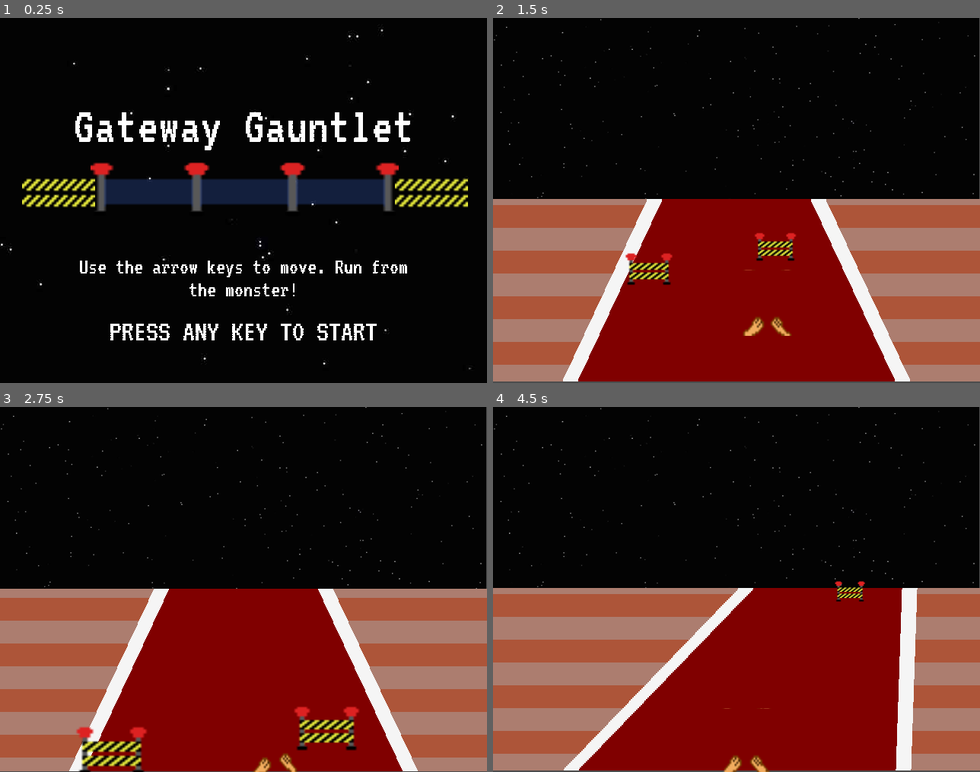
Above: before the commit, frames 1-4 (two rows, left to right).
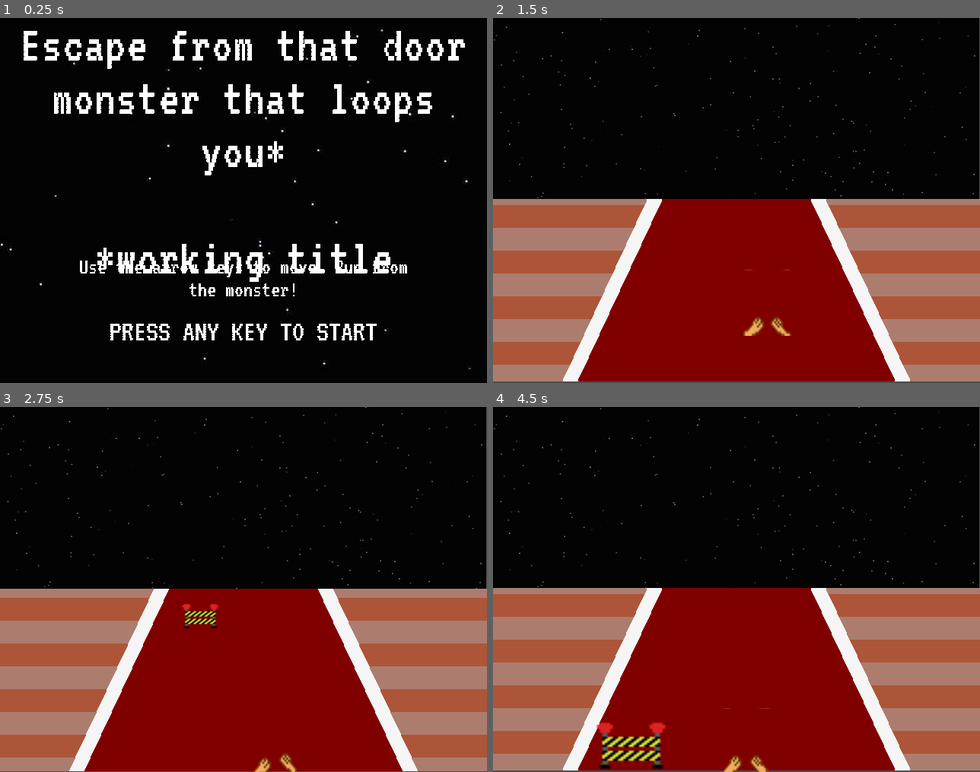
Above: after the commit, the same moments.

Repository: Jahavsuna/gamejam25
Game: Godot game, scene res://scenes/TitleScreen.tscn
Two runs of this game, one before a commit and one after it. Both use one fixed random seed, a clock stepped at 60 frames per second and the inputs below.
Inputs:
- Up to frame 1 (0.25 s): no input
- Up to frame 2 (1.5 s): tap Enter at 0.5 s; hold Right (ui_right) 0.53-1.28 s; hold Down (ui_down) from 1.28 s (still down)
- Up to frame 3 (2.75 s): release Down (ui_down) at 2.03 s; hold Right (ui_right) from 2.03 s (still down)
- Up to frame 4 (4.5 s): release Right (ui_right) at 2.78 s; hold Up (ui_up) 2.78-3.53 s; hold Left (ui_left) from 3.53 s (still down)

The runs differ from the first frame. In frame 1, 14% of the frame differs, in the area x 4-97%, y 3-73%; in frame 2, 0.9%; in frame 3, 2.2%; in frame 4, 13%.

Commit message:
Revert "Release version"

Diff:
--- a/assets/tracks/level_1.json
+++ b/assets/tracks/level_1.json
@@ -1,17 +1,12 @@
 [
 	{
-		"length": 300.0,
+		"length": 500.0,
 		"dx": 0.0,
 		"objects": [
 			[
 				"Gate",
-				-70.0,
-				10.0
-			],
-			[
-				"Gate",
-				20,
-				40.0
+				-150.0,
+				300.0
 			]
 		]
 	},
@@ -25,41 +20,14 @@
 		"objects": [
 			[
 				"Gate",
-				30.0,
+				-150.0,
 				50.0
-			],
-			[
-				"Gate",
-				-40.0,
-				140.0
-			],
-			[
-				"Gate",
-				10.0,
-				150.0
 			]
 		]
 	},
 	{
 		"length": 200.0,
-		"dx": -1.0,
-		"objects": [
-			[
-				"Gate",
-				-20.0,
-				50.0
-			],
-			[
-				"Gate",
-				0.0,
-				100.0
-			],
-			[
-				"Gate",
-				30.0,
-				200.0
-			]
-		]
+		"dx": -1.0
 	},
 	{
 		"length": 350.0,
@@ -68,122 +36,41 @@
 			[
 				"LoopZone",
 				0.0,
-				100.0,
+				200.0,
 				1.0,
 				1.0
 			]
 		]
 	},
 	{
-		"length": 600.0,
+		"length": 800.0,
 		"dx": 0.0,
 		"objects": [
 			[
 				"Gate",
-				-20.0,
-				150.0
+				-200.0,
+				300.0
 			],
 			[
 				"Gate",
-				20.0,
-				150.0
+				200.0,
+				300.0
 			],
 			[
 				"LoopZone",
 				0.0,
-				350.0,
+				600.0,
 				3.0,
 				5.0
 			]
 		]
 	},
 	{
-		"length": 400.0,
-		"dx": -1,
-		"objects": [
-			[
-				"Gate",
-				-70.0,
-				30.0
-			],
-			[
-				"LoopZone",
-				0.0,
-				120.0,
-				3.0,
-				3.0
-			],
-			[
-				"Gate",
-				50.0,
-				260
-			]
-		]
-	},
-	{
-		"length": 310.0,
-		"dx": 0.5,
-		"objects": [
-			[
-				"Gate",
-				-30.0,
-				70.0
-			],
-			[
-				"Gate",
-				30.0,
-				140.0
-			],
-			[
-				"Gate",
-				60.0,
-				210.0
-			],
-			[
-				"LoopZone",
-				0.0,
-				280.0,
-				2.0,
-				7.0
-			]
-		]
+		"length": 150.0,
+		"dx": -0.5
 	},
 	{
 		"length": 200.0,
-		"dx": -0.3,
-		"objects": [
-			[
-				"Gate",
-				-10.0,
-				30.0
-			],
-			[
-				"Gate",
-				0.0,
-				70.0
-			],
-			[
-				"Gate",
-				10.0,
-				110.0
-			],
-			[
-				"Gate",
-				30.0,
-				150.0
-			],
-			[
-				"LoopZone",
-				0.0,
-				190.0,
-				1.0,
-				8.0
-			]
-		]
-	},
-	{
-		"length": 200.0,
-		"dx": 0.0,
-		"final_segment": "YES!"
+		"dx": 0.0
 	}
 ]
--- a/scenes/LoopLine_texture_only.tscn
+++ /dev/null
@@ -1,69 +0,0 @@
-[gd_scene load_steps=6 format=3 uid="uid://dxv0a14u65dt7"]
-
-[ext_resource type="PackedScene" uid="uid://c1856necid8n0" path="res://scenes/LoopZone.tscn" id="2_y16aq"]
-[ext_resource type="PackedScene" uid="uid://ceqcd2d07pcc8" path="res://scenes/SafeLoopZone.tscn" id="5_212f1"]
-[ext_resource type="Texture2D" uid="uid://coxb46tg7a3yj" path="res://assets/textures/gate_line.png" id="7_dbbsn"]
-
-[sub_resource type="RectangleShape2D" id="RectangleShape2D_jcvdg"]
-size = Vector2(5, 20)
-
-[sub_resource type="RectangleShape2D" id="RectangleShape2D_ctb13"]
-size = Vector2(32, 13)
-
-[node name="LoopLine" type="Node2D"]
-
-[node name="LoopZone2" parent="." instance=ExtResource("2_y16aq")]
-position = Vector2(-42, 0)
-script = null
-
-[node name="LoopZone" parent="." instance=ExtResource("2_y16aq")]
-script = null
-
-[node name="LoopZone3" parent="." instance=ExtResource("5_212f1")]
-position = Vector2(42, 0)
-script = null
-
-[node name="CharacterBody2D4" type="CharacterBody2D" parent="."]
-
-[node name="CollisionShape2D" type="CollisionShape2D" parent="CharacterBody2D4"]
-position = Vector2(-21, -7)
-shape = SubResource("RectangleShape2D_jcvdg")
-
-[node name="CharacterBody2D3" type="CharacterBody2D" parent="."]
-
-[node name="CollisionShape2D" type="CollisionShape2D" parent="CharacterBody2D3"]
-position = Vector2(64, -6)
-shape = SubResource("RectangleShape2D_jcvdg")
-
-[node name="CharacterBody2D2" type="CharacterBody2D" parent="."]
-
-[node name="CollisionShape2D" type="CollisionShape2D" parent="CharacterBody2D2"]
-position = Vector2(21, -7)
-shape = SubResource("RectangleShape2D_jcvdg")
-
-[node name="CharacterBody2D" type="CharacterBody2D" parent="."]
-
-[node name="CollisionShape2D" type="CollisionShape2D" parent="CharacterBody2D"]
-position = Vector2(-62.5, -7)
-shape = SubResource("RectangleShape2D_jcvdg")
-
-[node name="CharacterBody2D6" type="CharacterBody2D" parent="."]
-position = Vector2(163.23, 0)
-
-[node name="Sprite2D" type="Sprite2D" parent="CharacterBody2D6"]
-position = Vector2(-81, -8)
-texture = ExtResource("7_dbbsn")
-
-[node name="CollisionShape2D" type="CollisionShape2D" parent="CharacterBody2D6"]
-position = Vector2(-81, -5.5)
-shape = SubResource("RectangleShape2D_ctb13")
-
-[node name="CharacterBody2D5" type="CharacterBody2D" parent="."]
-
-[node name="Sprite2D" type="Sprite2D" parent="CharacterBody2D5"]
-position = Vector2(-81, -8)
-texture = ExtResource("7_dbbsn")
-
-[node name="CollisionShape2D" type="CollisionShape2D" parent="CharacterBody2D5"]
-position = Vector2(-81, -5.5)
-shape = SubResource("RectangleShape2D_ctb13")
--- a/scenes/TitleScreen.tscn
+++ b/scenes/TitleScreen.tscn
@@ -1,9 +1,8 @@
-[gd_scene load_steps=5 format=3 uid="uid://cuj81glh2aomx"]
+[gd_scene load_steps=4 format=3 uid="uid://cuj81glh2aomx"]
 
 [ext_resource type="Script" uid="uid://dr2lhlwku6hsc" path="res://scenes/title_screen.gd" id="1_qyuap"]
 [ext_resource type="Texture2D" uid="uid://bcnxf2wyufgkv" path="res://assets/textures/sky.jpg" id="2_ch40n"]
 [ext_resource type="FontFile" uid="uid://6hifseux5xs0" path="res://assets/font_VT323/VT323-Regular.ttf" id="2_dfj8j"]
-[ext_resource type="PackedScene" uid="uid://dxv0a14u65dt7" path="res://scenes/LoopLine_texture_only.tscn" id="4_8k5og"]
 
 [node name="TitleScreen" type="Control"]
 layout_mode = 3
@@ -22,12 +21,14 @@
 anchor_right = 0.8
 anchor_bottom = 0.4
 offset_left = -128.0
-offset_top = 43.16
+offset_top = -63.84
 offset_right = 128.0
-offset_bottom = -5.0
+offset_bottom = 208.0
 theme_override_fonts/normal_font = ExtResource("2_dfj8j")
 theme_override_font_sizes/normal_font_size = 70
-text = "Gateway Gauntlet"
+text = "Escape from that door monster that loops you*
+
+*working title"
 horizontal_alignment = 1
 
 [node name="ControlHint" type="RichTextLabel" parent="."]
@@ -58,7 +59,3 @@
 [node name="Sprite2D" type="Sprite2D" parent="."]
 z_index = -1
 texture = ExtResource("2_ch40n")
-
-[node name="LoopLine" parent="." instance=ExtResource("4_8k5og")]
-position = Vector2(320, 248)
-scale = Vector2(3, 3)
--- a/scenes/gate_obstacle.gd
+++ b/scenes/gate_obstacle.gd
@@ -11,13 +11,15 @@
 	var object_bottom_y = self.position.y + sprite.get_rect().size.y
 	var approximate_line = GameGlobals.get_line_by_y(object_bottom_y)
 	var my_center_x = self.position.x + (sprite.get_rect().size.x / 2)
-	#draw_line(Vector2(my_center_x - 10, object_bottom_y), Vector2(my_center_x + 10, object_bottom_y), Color.WHITE)
 	if my_center_x < approximate_line.get_center():
 		projective_x_offset *= -1
 
-	var curr_road_line = GameGlobals.get_line_by_y(self.position.y)
-	var next_road_line = GameGlobals.get_line_by_y(self.position.y + y_offset)
-	var offset_from_dx = next_road_line.x_offset - curr_road_line.x_offset
+	# x_offset is modified by the current segment's dx
+	var curr_dx = GameGlobals.get_current_dx()
+	var curr_road_fraction = GameGlobals.get_road_fraction(self.position.y)
+	var next_road_fraction = GameGlobals.get_road_fraction(self.position.y + y_offset)
+	var passed_lines = curr_road_fraction - next_road_fraction
+	var offset_from_dx = -curr_dx * passed_lines
 
 	# Return offset vector
 	var offset_vec = Vector2(projective_x_offset + offset_from_dx, y_offset)
--- a/scripts/track_section_manager.gd
+++ b/scripts/track_section_manager.gd
@@ -80,10 +80,21 @@
 	if new_obj:
 		new_obj.visibility_layer = 100000;
 		new_obj.z_index = 1000
-		var object_x = obj[Fields.x]
-		var horizon_line = GameGlobals.get_line_by_y(GameGlobals.horizon_y)
-		var x_screen_coord = object_x + horizon_line.get_center()
+		# The initial position should be a projection of the final position
+		var y_dist = GameGlobals.screen_height - GameGlobals.horizon_y
+		var projection_angle = GameGlobals.VISION_ANGLE_RAD
+		var x_offset = y_dist * tan(projection_angle)
+		if obj[Fields.x] > 0:
+			x_offset *= -1
+		# Patch, need to work out the math
+		if obj[Fields.x] == 0:
+			x_offset = 0
+		var x_screen_coord = obj[Fields.x] + GameGlobals.screen_width / 2.0 + x_offset
 
+		# Also need to offset by current dx
+		var offset_from_dx = track_data[active_segment]["dx"] * GameGlobals.LINES_PER_SCREEN
+
+		x_screen_coord += offset_from_dx
 		new_obj.position = Vector2(x_screen_coord, GameGlobals.horizon_y)
 	add_child(new_obj)
 
@@ -172,8 +183,7 @@
 	var next_obj_idx = _get_idx_next_track_object()
 	if next_obj_idx != -1:
 		var next_obj = objects_in_segment[next_obj_idx][0]
-		var segment_dist = start_coordinate - segment_starts[active_segment]
-		if next_obj[Fields.track] <= segment_dist + GameGlobals.TRACK_PER_SCREEN:
+		if next_obj[Fields.track] <= start_coordinate + GameGlobals.LINES_PER_SCREEN:
 			# Need to instantiate the object
 			_create_object(next_obj)
 			objects_in_segment[next_obj_idx][1] = 1
Binary file changed: assets/textures/thumbnail.png
Not shown, changed: export_presets.cfg
